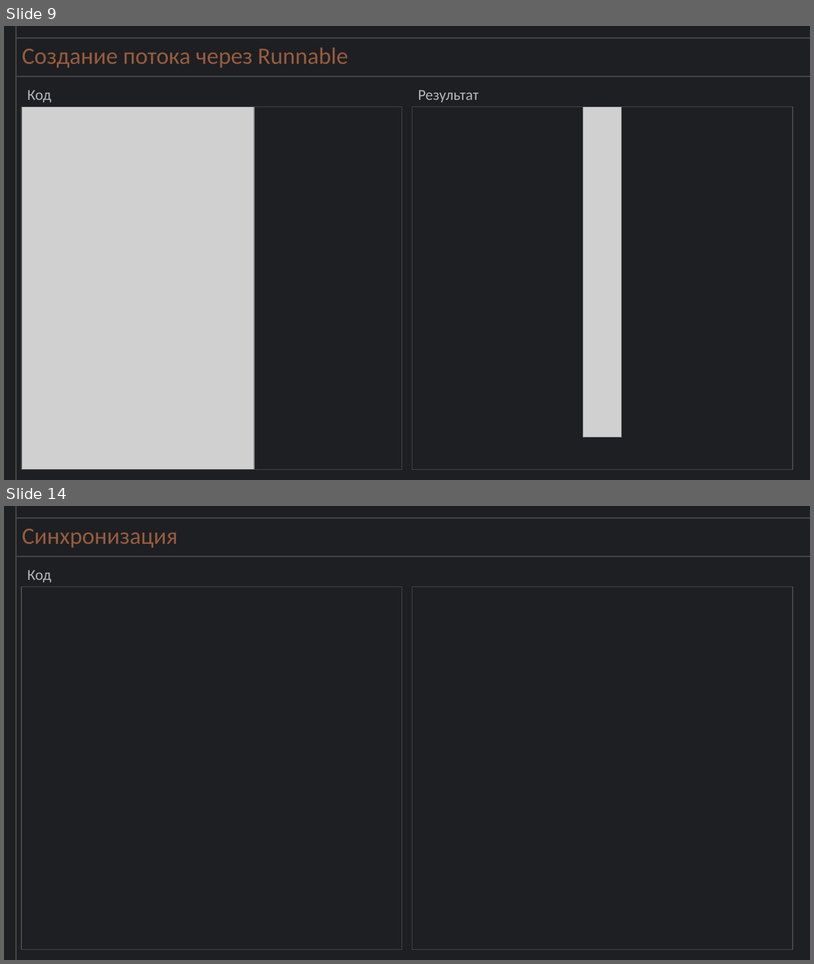
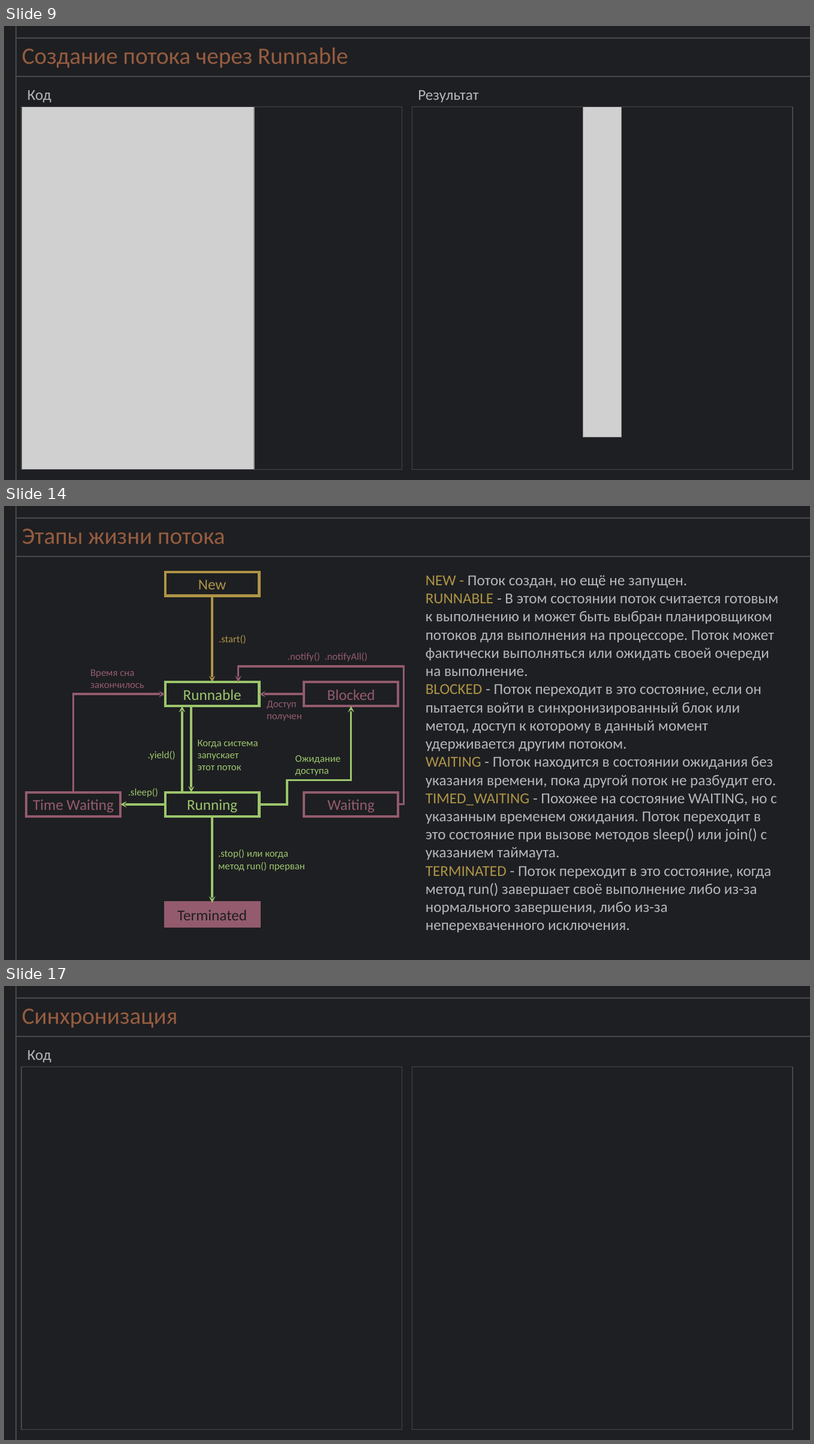
Before and after one commit to niknikitin89/JavaLessonsThreads, a slide deck: Threads/JAVA. Потоки.pptx. Shown one above the other, each under a label of ours: slides 9 and 14 before the commit, slides 9, 14 and 17 after it; the slides between them are not shown. The pictures are 814x964 and 814x1444 pixels, drawn with LibreOffice and Linux fonts; fonts in the diff are those of the drawing; grey boxes stand for pictures. Boxes give left, top, right and bottom in pixels: in the first picture for what was removed or moved away, otherwise in the second. Text is boxed around its words. In the diff, an @@ line names an element or a change of style, - is before the commit and + after.

```diff
--- a/Threads/JAVA. Потоки.pptx
+++ b/Threads/JAVA. Потоки.pptx
@@ slide 14 added at (4,506,810,960), background #1E1F22 @@
@@ line added from (16, 960) to (16, 506), #4A494A 1.75 pt @@
@@ line added from (810, 518) to (16, 518), #4A494A 1.75 pt @@
@@ title added at (22,528,225,544), 28 pt, text #965C3F @@
+Этапы жизни потока
@@ line added from (810, 556) to (16, 556), #4A494A 1.75 pt @@
@@ text added at (426,575,779,932), 18 pt, text #B5B7BC @@
+NEW - Поток создан, но ещё не запущен.
+RUNNABLE - В этом состоянии поток считается готовым к выполнению и может быть выбран планировщиком потоков для выполнения на процессоре. Поток может фактически выполняться или ожидать своей очереди на выполнение.
+BLOCKED - Поток переходит в это состояние, если он пытается войти в синхронизированный блок или метод, доступ к которому в данный момент удерживается другим потоком.
+WAITING - Поток находится в состоянии ожидания без указания времени, пока другой поток не разбудит его.
+TIMED_WAITING - Похожее на состояние WAITING, но с указанным временем ожидания. Поток переходит в это состояние при вызове методов sleep() или join() с указанием таймаута.
+TERMINATED - Поток переходит в это состояние, когда метод run() завершает своё выполнение либо из-за нормального завершения, либо из-за неперехваченного исключения.
@@ group added at (26,572,404,926): 9 texts, 7 rectangles, 7 arrows, 2 elbow arrows, 2 elbow lines @@
+New
+Time Waiting
+Blocked
+Waiting
+Terminated
+Runnable
+Running
+.start()
+Когда система
+запускает
+этот поток
+.yield()
+.sleep()
+Время сна
+закончилось
+.notify() .notifyAll()
+Ожидание
+доступа
+Доступ
+получен
+.stop() или когда
+метод run() прерван
@@ what was slide 14 is now slide 17 @@
```
Also in this commit, not shown: 2 slides changed, 3 other slides added, 2 slides removed.
